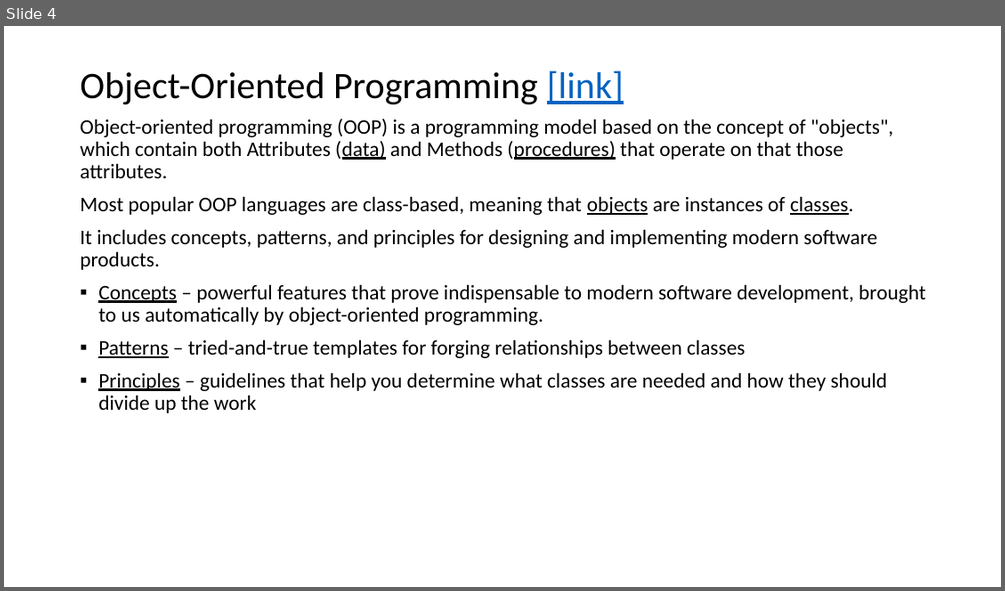
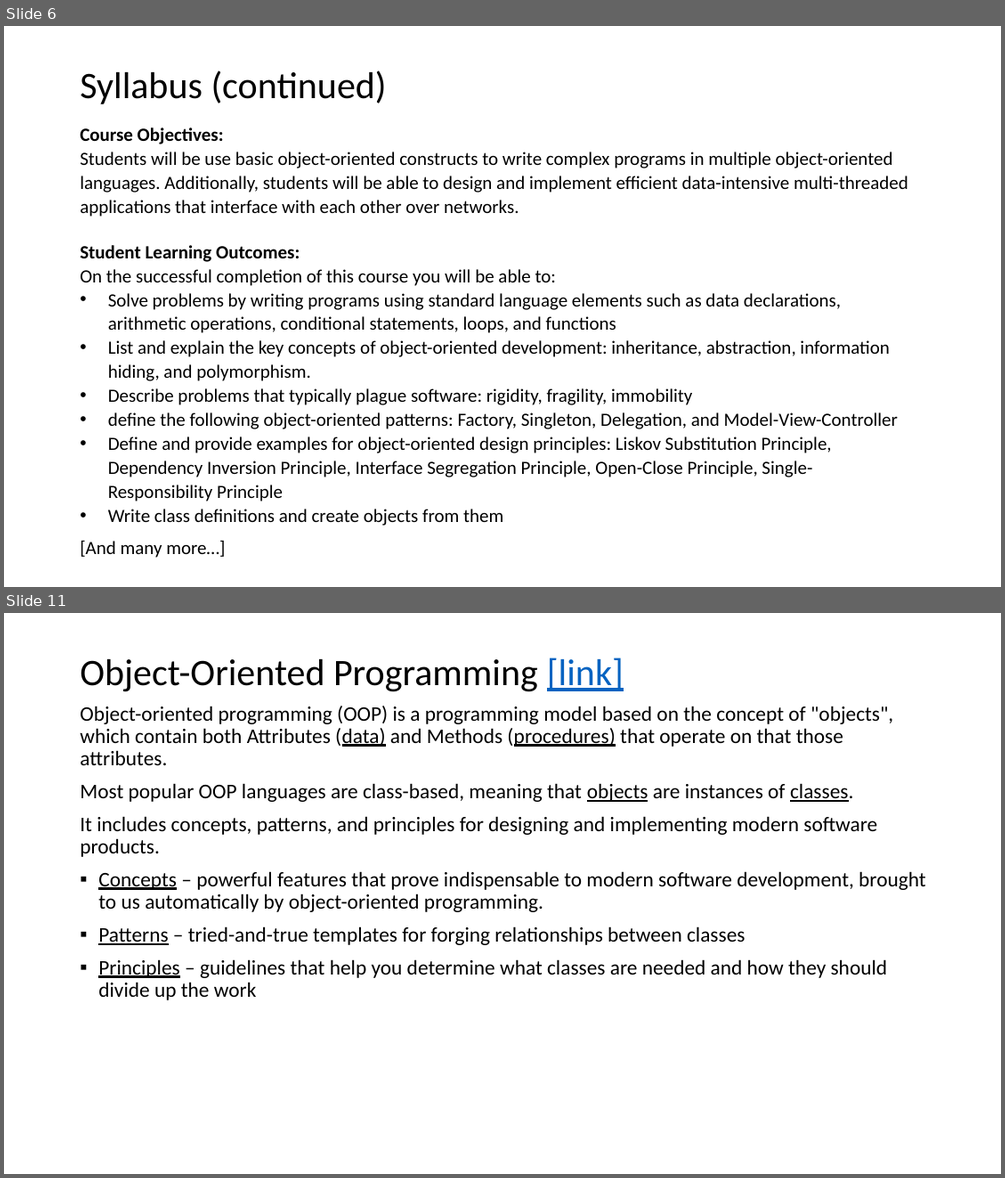
Before and after one commit to EricJPogue/www-epogue-info, a slide deck: CPSC-24500/Week01/2016SpringW01SlidesLecture.pptx. Shown one above the other, each under a label of ours: slide 4 before the commit, slides 6 and 11 after it; the slides between them are not shown. The pictures are 1005x591 and 1005x1178 pixels, drawn with LibreOffice and Linux fonts; fonts in the diff are those of the drawing. Boxes give left, top, right and bottom in pixels: in the first picture for what was removed or moved away, otherwise in the second. Text is boxed around its words. In the diff, an @@ line names an element or a change of style, - is before the commit and + after.

```diff
--- a/CPSC-24500/Week01/2016SpringW01SlidesLecture.pptx
+++ b/CPSC-24500/Week01/2016SpringW01SlidesLecture.pptx
@@ slide 6 added at (4, 26, 1001, 587), background #FFFFFF @@
@@ title added at (80, 70, 387, 104), 36 pt, text #000000 @@
+Syllabus (continued)
@@ text added at (80, 127, 908, 557), 18 pt, text #000000 @@
+Course Objectives:
+Students will be use basic object-oriented constructs to write complex programs in multiple object-oriented languages. Additionally, students will be able to design and implement efficient data-intensive multi-threaded applications that interface with each other over networks.
+Student Learning Outcomes:
+On the successful completion of this course you will be able to:
+• Solve problems by writing programs using standard language elements such as data declarations, arithmetic operations, conditional statements, loops, and functions
+• List and explain the key concepts of object-oriented development: inheritance, abstraction, information hiding, and polymorphism.
+• Describe problems that typically plague software: rigidity, fragility, immobility
+• define the following object-oriented patterns: Factory, Singleton, Delegation, and Model-View-Controller
+• Define and provide examples for object-oriented design principles: Liskov Substitution Principle, Dependency Inversion Principle, Interface Segregation Principle, Open-Close Principle, Single-Responsibility Principle
+• Write class definitions and create objects from them
+[And many more…]
@@ what was slide 4 is now slide 11 @@
```
Also in this commit, not shown: 4 slides changed, 7 other slides added, 2 other files.
